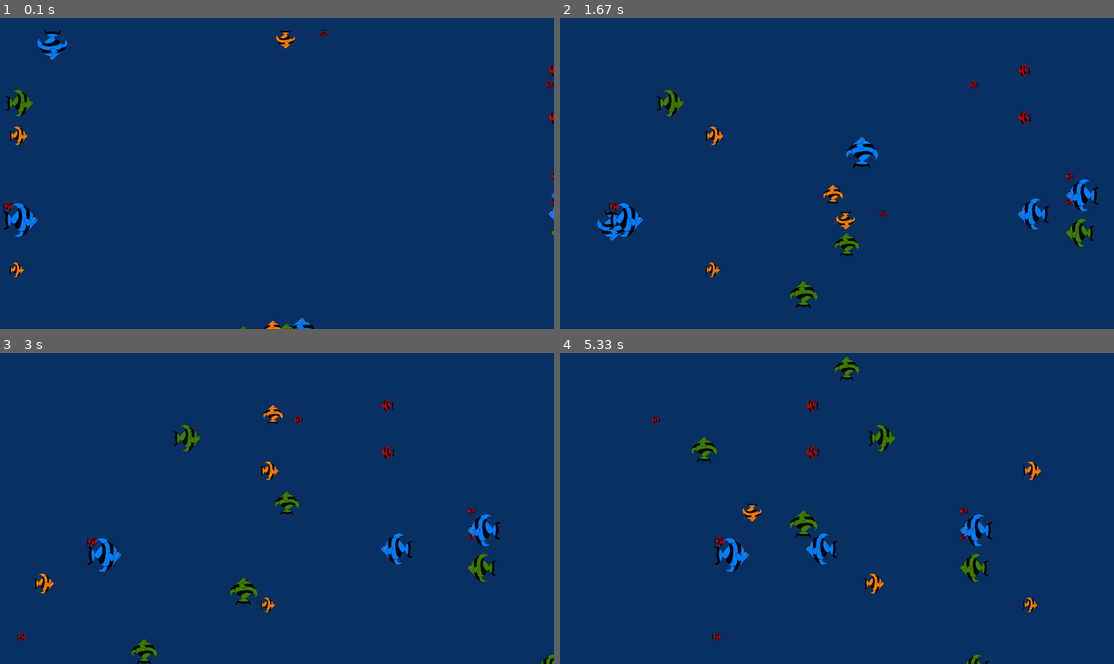
Above: before the commit, frames 1-4 (two rows, left to right).
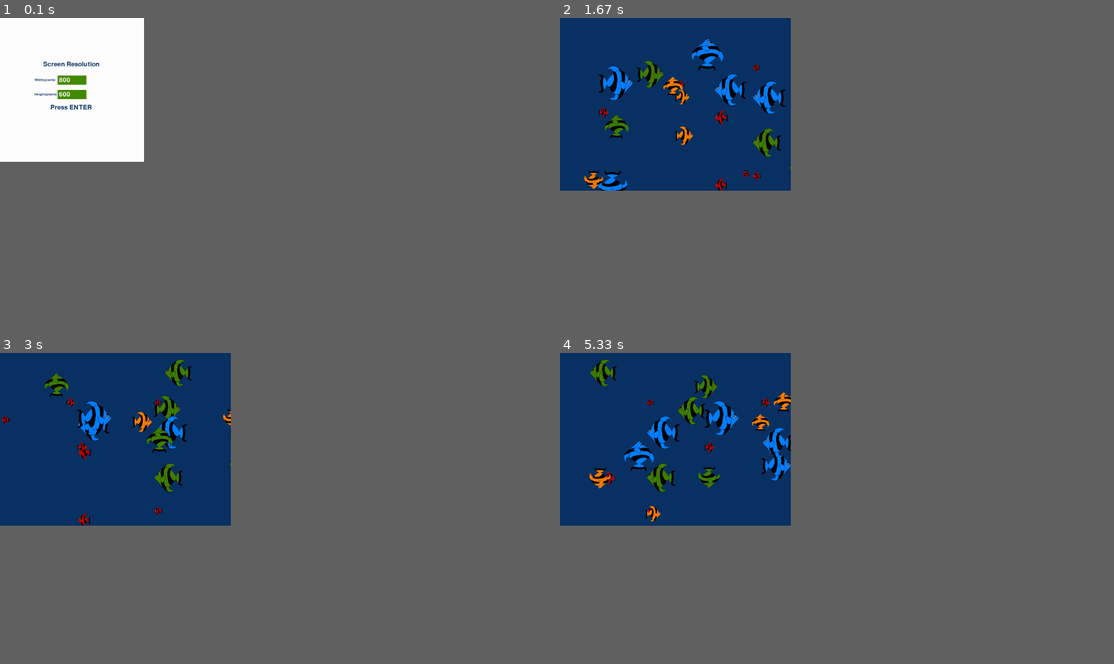
Above: after the commit, the same moments.

Repository: Matt-A-Bennett/python_games
Game: pygame game, started from fish/fish_pygame.py
Two runs of this game, one before a commit and one after it. Both use one fixed random seed, a clock stepped at 60 frames per second and the inputs below.
Inputs:
- Up to frame 1 (0.1 s): no input
- Up to frame 2 (1.67 s): tap Enter at 0.33, 0.67 s
- Up to frame 3 (3 s): no input
- Up to frame 4 (5.33 s): no input
In frame 1 the window is 900x506 before the commit and 234x234 after it. Grey fills any space a smaller window leaves; there, only what the larger window draws over its background counts as a difference.

The runs differ from the first frame. In frame 1, 13% of the frame differs, in the area x 0-100%, y 0-100%; in frame 2, 5.6%; in frame 3, 4.8%; in frame 4, 5.7%.

Commit message:
Added music, input screen for resolution

Diff:
--- a/fish/fish_pygame.py
+++ b/fish/fish_pygame.py
@@ -1,12 +1,16 @@
-import sys, pygame
+import sys, pygame, os
 import time
 pygame.init()
 
-path = '/home/mattb/code/python/python_flat/games/fish/'
+path=os.getcwd() # Automaticlaly gets the current directory
+path=path+"/" # adds / at the end of it. (might need to adapt for linux later)
+#path = '/home/mattb/code/python/python_flat/games/fish/'
+#path = 'C:/Users/canoluk/Desktop/GitHub/python_games/fish/'
+
 
 class Fish():
     def __init__(self, path, x_width, y_width):
-        import sys, pygame
+        import pygame
         import numpy as np
         self.size = np.random.randint(25, 124)
         color_ind = int(np.floor(self.size / 25)) - 1
@@ -44,14 +48,150 @@
     def update(self):
         self.rect = self.rect.move(self.speed)
 
-x_width = 1920
-y_width = 1080
+
+# Initial pop-up screen size
+x_width = 500
+y_width = 500
 n_fish = 20
 
 black = 10, 50, 100
 size = width, height = x_width, y_width
 screen = pygame.display.set_mode(size)
 
+# basic font
+base_font = pygame.font.Font(None, 32)
+base_font2=pygame.font.Font(None, 16)
+user_text = '800'
+user_text2= '600'
+
+
+text = base_font.render('Screen Resolution', True, black)
+text2 = base_font.render('Press ENTER', True, black)
+text3 = base_font2.render('Width(pixels)', True, black)
+text4 = base_font2.render('Height(pixels)', True, black)
+textRect = pygame.Rect(150,150,140,32)
+text2Rect= pygame.Rect(175,300,140,32)
+text3Rect = pygame.Rect(120,210,140,32)
+text4Rect= pygame.Rect(120,260,140,32)
+
+# create rectangle
+input_rect = pygame.Rect(200, 200, 140, 32)
+input_rect2 = pygame.Rect(200, 250, 140, 32)
+
+# color_active stores color(lightskyblue3) which
+# gets active when input box is clicked by user
+color_active = pygame.Color('lightskyblue3')
+
+# color_passive store color(chartreuse4) which is
+# color of input box.
+color_passive = pygame.Color('chartreuse4')
+color = color_passive
+
+clock = pygame.time.Clock()
+
+active1 = False
+active2 = False
+done = False
+
+# Loop for the first input screen
+while True:
+    for event in pygame.event.get():
+
+      # if user types QUIT then the screen will close
+        if event.type == pygame.QUIT:
+            pygame.quit()
+            sys.exit()
+        if event.type == pygame.MOUSEBUTTONDOWN:
+            if input_rect.collidepoint(event.pos):
+                active1 = True
+            else:
+                active1 = False
+        #if event.type == pygame.MOUSEBUTTONDOWN:
+            if input_rect2.collidepoint(event.pos):
+                active2 = True
+            else:
+                active2 = False
+
+
+        if event.type == pygame.KEYDOWN:
+
+            if event.key == pygame.K_RETURN:
+                    done=True
+
+            if active1:
+                # Check for backspace
+                if event.key == pygame.K_BACKSPACE:
+                # get text input from 0 to -1 i.e. end.
+                    user_text = user_text[:-1]
+                elif event.key == pygame.K_RETURN:
+                    done=True
+            # Unicode standard is used for string
+            # formation
+                else:
+                    user_text += event.unicode
+            if active2:
+                # Check for backspace
+                if event.key == pygame.K_BACKSPACE:
+                # get text input from 0 to -1 i.e. end.
+                    user_text2 = user_text2[:-1]
+                elif event.key == pygame.K_RETURN:
+                    done=True
+            # Unicode standard is used for string
+            # formation
+                else:
+                    user_text2 += event.unicode
+
+    # it will set background color of screen
+    screen.fill((255, 255, 255))
+
+    if active1:
+        color1 = color_active
+    else:
+        color1 = color_passive
+
+    if active2:
+        color2 = color_active
+    else:
+        color2 = color_passive
+
+    # draw rectangle and argument passed which should
+    # be on screen
+    pygame.draw.rect(screen, color1, input_rect)
+    pygame.draw.rect(screen, color2, input_rect2)
+    text_surface = base_font.render(user_text, True, (255, 255, 255))
+    text_surface2= base_font.render(user_text2, True, (255, 255, 255))
+
+    # render at position stated in arguments
+    screen.blit(text_surface, (input_rect.x+5, input_rect.y+5))
+    screen.blit(text_surface2, (input_rect2.x+5, input_rect2.y+5))
+    screen.blit(text, textRect)
+    screen.blit(text2, text2Rect)
+    screen.blit(text3, text3Rect)
+    screen.blit(text4, text4Rect)
+    # set width of textfield so that text cannot get
+    # outside of user's text input
+
+    input_rect.w = max(100, text_surface.get_width()+10)
+    input_rect2.w = max(100, text_surface2.get_width()+10)
+
+    # display.flip() will update only a portion of the
+    # screen to updated, not full area
+    pygame.display.flip()
+
+    # clock.tick(60) means that for every second at most
+    # 60 frames should be passed.
+    clock.tick(60)
+    if done:
+        break
+
+
+
+
+x_width=int(user_text)
+y_width=int(user_text2)
+size = width, height = x_width, y_width
+screen = pygame.display.set_mode(size)
+
 test = Fish(path, x_width, y_width)
 test.rect
 test.update()
@@ -60,9 +200,19 @@
 for fish_idx in range(n_fish):
     school_of_fish.append(Fish(path, x_width, y_width))
 
+pygame.mixer.init() # Initialize music mixer
+pygame.mixer.music.load("guiles-theme.mp3") # Load background music
+pygame.mixer.music.play(-1,0,0) # Starts playing music. (loops, maxtime, fade_ms)
+                                # If loops input is -1, it keeps looping forever.
+
+
 while 1:
     for event in pygame.event.get():
         if event.type == pygame.QUIT: sys.exit()
+        elif event.type == pygame.KEYDOWN:
+            if event.key == pygame.K_ESCAPE: # Quits when you press ESCAPE
+                pygame.quit()
+                sys.exit()
 
     screen.fill(black)
     for fish_idx in range(n_fish):
